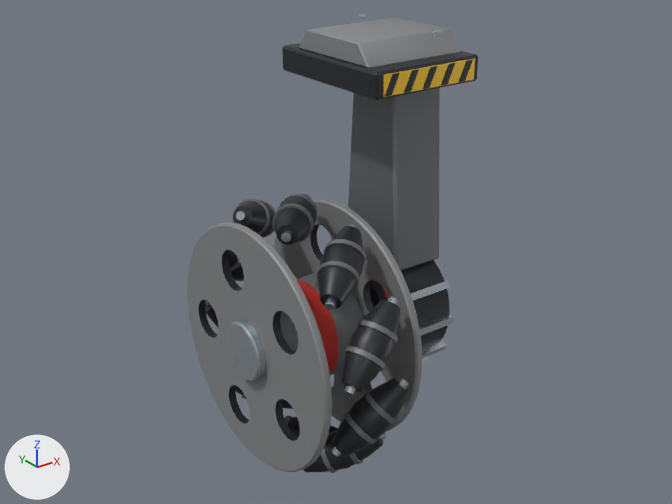
Two versions of the Blender file Tools/ModelFactory/R4Movement940/R4M_OmniDrive/R4M_OmniDrive.blend, one commit apart.
Camera for both pictures: the file's camera 'QA_Cam'. The axes (+X, +Y, +Z) are drawn at lower left. The lights are the same throughout. The older version comes first.

The first picture shows 'R4M_OmniDrive_Hub', 'R4M_OmniDrive_MotorPod', 'R4M_OmniDrive_Roller_01', 'R4M_OmniDrive_Roller_02', 'R4M_OmniDrive_Roller_03', 'R4M_OmniDrive_Roller_04', 'R4M_OmniDrive_Roller_09', 'R4M_OmniDrive_Roller_10' and 4 more.
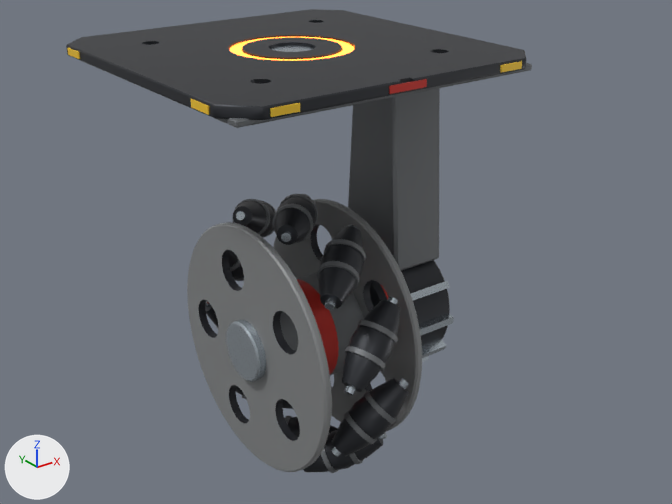
Location of each change, (x1, y1, x2, y2) in pixels of the pictures (672 x 504 px):
'R4M_OmniDrive_MotorPod', reshaped (137% wider): before (282, 14, 478, 377); after (66, 9, 532, 377)
part 1 of me_r4m_omnidrive_motorpod, added: after (271, 45, 314, 52)
part 2 of me_r4m_omnidrive_motorpod, added: after (230, 37, 354, 61)
part 3 of me_r4m_omnidrive_motorpod, deleted: before (358, 14, 367, 20)
part 4 of me_r4m_omnidrive_motorpod, deleted: before (432, 30, 442, 37)
part 5 of me_r4m_omnidrive_motorpod, built on: before (299, 17, 460, 67); after (66, 9, 532, 128)

The change, as a diff of the scene's bpy script:
```diff
--- a/Tools/ModelFactory/R4Movement940/R4M_OmniDrive/R4M_OmniDrive.blend.py
+++ b/Tools/ModelFactory/R4Movement940/R4M_OmniDrive/R4M_OmniDrive.blend.py
@@ mat_energy_hot @@
+mat_energy_hot = principled_material('Energy_Hot')
+mat_energy_hot.base_color = (1.0, 0.38, 0.06)  # orange #ffa645
+mat_energy_hot.roughness = 0.25
+mat_energy_hot.emission_color = (1.0, 0.22, 0.02)  # orange #ff8127
+mat_energy_hot.emission_strength = 3.5
@@ me_r4m_omnidrive_motorpod @@
 # used by ob_r4m_omnidrive_motorpod; parent = ob_r4m_omnidrive_root; location = (0.0, 0.0, 0.0)
-me_r4m_omnidrive_motorpod.from_pydata(...)  # 804 vertices, 1592 faces; spans x 0.06..0.266, y -0.123..0.122, z -0.33..0.273
+me_r4m_omnidrive_motorpod.from_pydata(...)  # 1472 vertices, 2916 faces; spans x -0.256..0.266, y -0.256..0.256, z -0.33..0.26
+# me_r4m_omnidrive_motorpod part 1: a new loose piece, a 24-sided cylinder along z spanning x -0.0325..0.0325, y -0.0325..0.0325, z 0.2538..0.256, in mat_steel_light (light grey #c4ced7)
+# me_r4m_omnidrive_motorpod part 2: a new loose piece of 96 vertices spanning x -0.09..0.09, y -0.09..0.09, z 0.256..0.258, in mat_energy_hot (orange #ffa645, glowing orange #ff8127)
+# me_r4m_omnidrive_motorpod part 3: the loose piece of 12 vertices spanning x 0.194..0.206, y 0.083..0.098, z 0.266..0.273 is deleted
+# me_r4m_omnidrive_motorpod part 4: the loose piece of 12 vertices spanning x 0.194..0.206, y -0.098..-0.083, z 0.266..0.273 is deleted
+# me_r4m_omnidrive_motorpod part 5: 3 vertices moved from x 0.07..0.25, y -0.066..0.064, z 0.266 to x 0.07..0.25, y -0.083..0.081, z 0.244; 9 vertices removed from x 0.072..0.252, y -0.066..0.066, z 0.266..0.268; 509 vertices added at x -0.256..0.256, y -0.256..0.256, z 0.237..0.26
+# other edits to the shape of me_r4m_omnidrive_motorpod do not show in these pictures
 me_r4m_omnidrive_motorpod.materials.append(mat_armor_dark)
@@ me_r4m_omnidrive_motorpod @@
 me_r4m_omnidrive_motorpod.materials.append(mat_hazard_yellow)
+me_r4m_omnidrive_motorpod.materials.append(mat_energy_hot)  # orange #ffa645, glowing orange #ff8127
```
